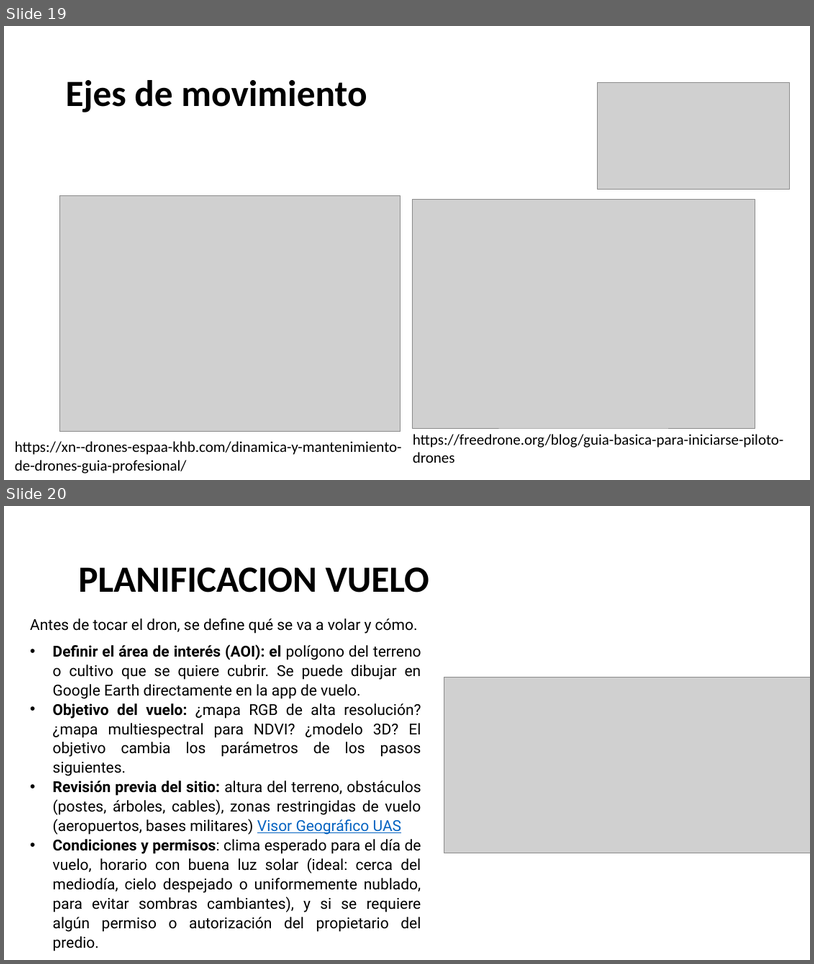
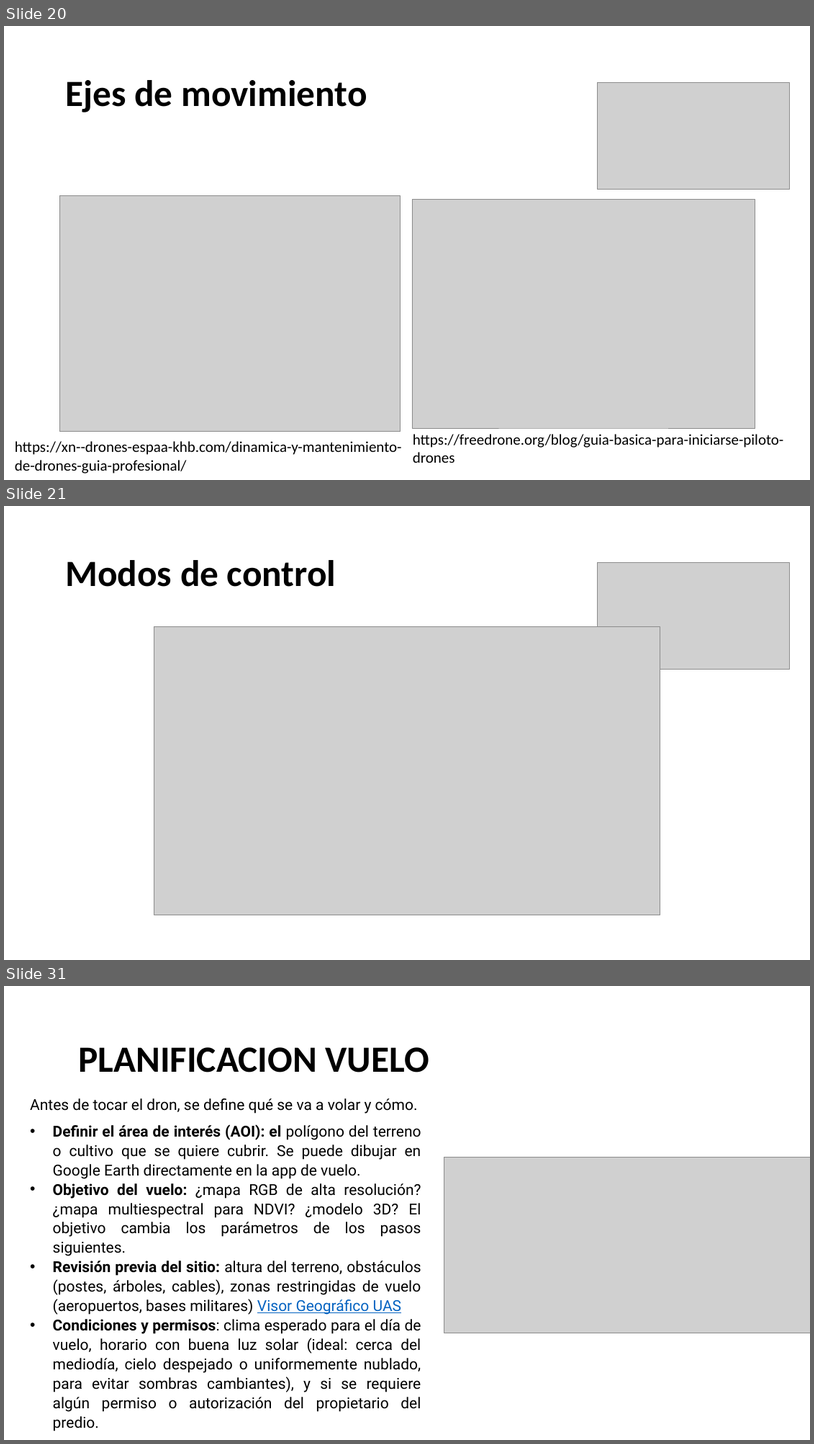
Before and after one commit to Dimitri-1999/drones, a slide deck: curso_pilotos_uav.pptx. Shown one above the other, each under a label of ours: slides 19 and 20 before the commit, slides 20, 21 and 31 after it; the slides between them are not shown. The pictures are 814x964 and 814x1444 pixels, drawn with LibreOffice and Linux fonts; fonts in the diff are those of the drawing; grey boxes stand for pictures; background and template pictures are left out. Boxes give left, top, right and bottom in pixels: in the first picture for what was removed or moved away, otherwise in the second. Text is boxed around its words. In the diff, an @@ line names an element or a change of style, - is before the commit and + after.

```diff
--- a/curso_pilotos_uav.pptx
+++ b/curso_pilotos_uav.pptx
@@ slide 21 added at <box>4,506,810,960</box>, background picture (left out) @@
@@ title added at <box>65,560,336,587</box>, 44 pt, text #000000, bold @@
+Modos de control
@@ picture added at <box>598,563,790,669</box> @@
@@ picture added at <box>154,627,661,915</box> @@
@@ what was slide 19 is now slide 20 @@
@@ what was slide 20 is now slide 31 @@
```
Also in this commit, not shown: 10 other slides added.
